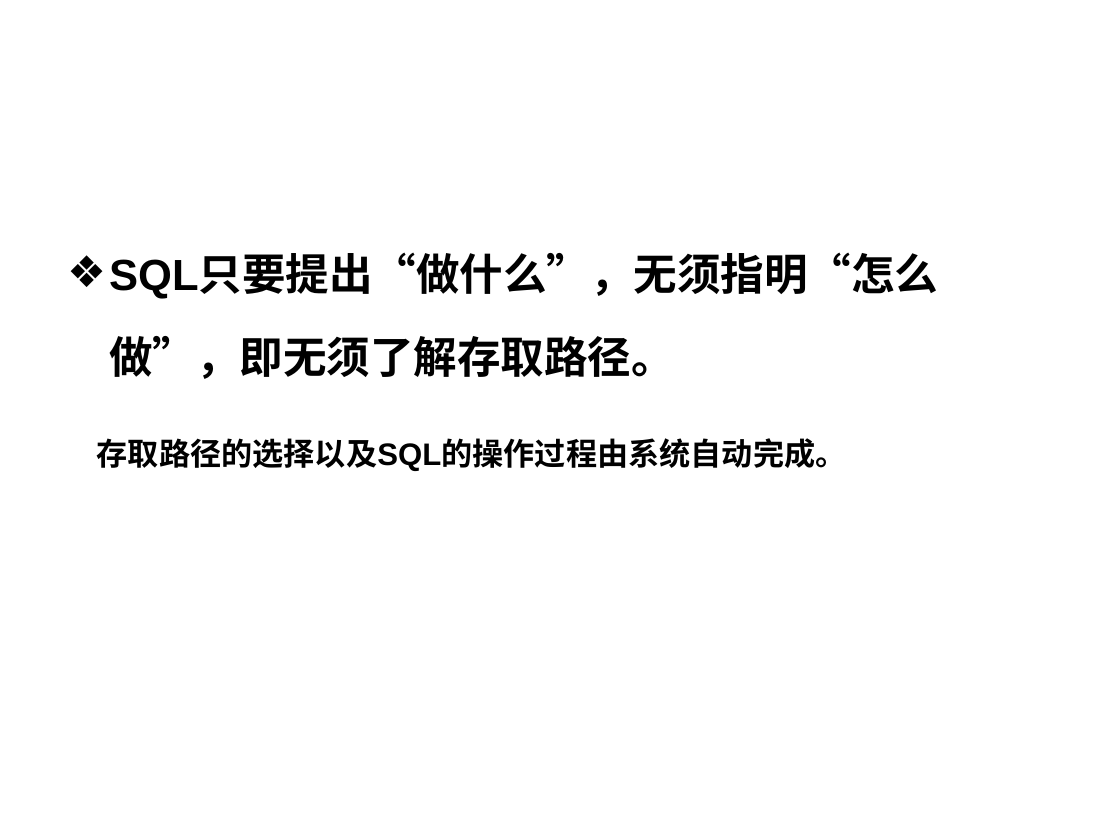
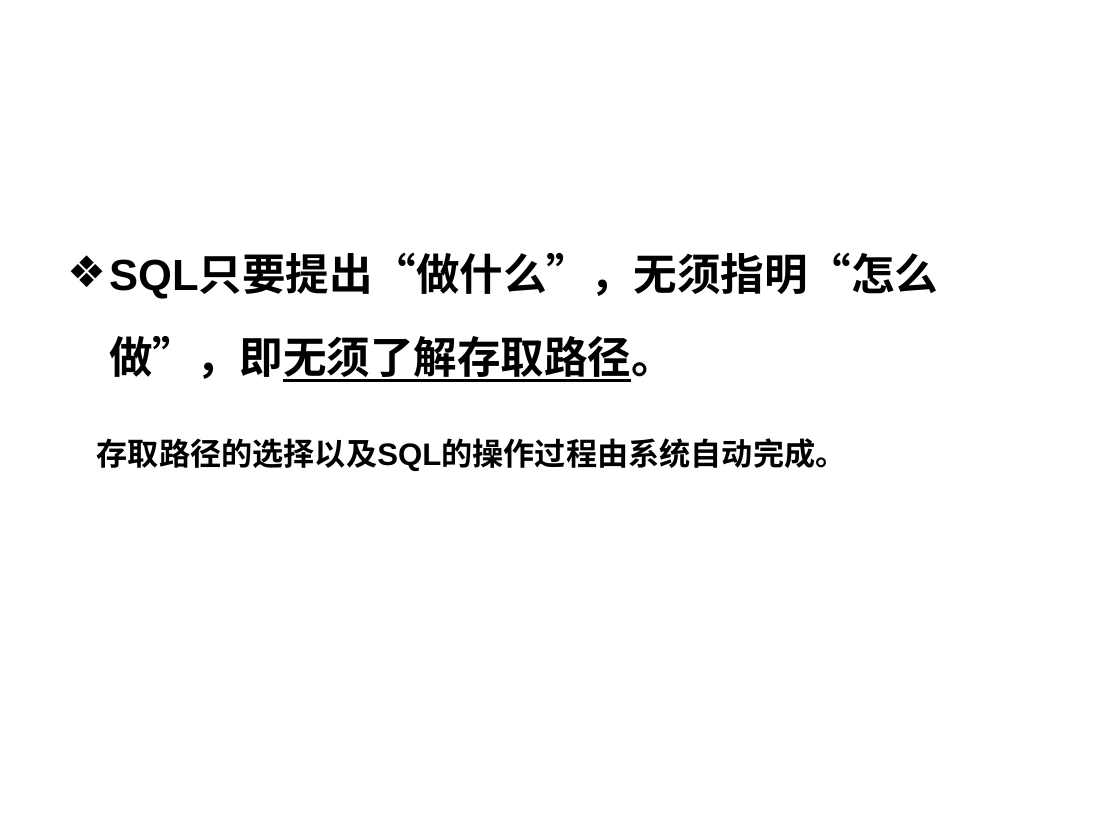
Before and after one commit to HBU/DataBase, a slide deck: slide 6 of PPT/DB第03章（1）.ppt. Drawn at 1120x840 pixels with LibreOffice and Linux fonts; fonts in the diff are those of the drawing; background and template pictures are left out. Boxes give left, top, right and bottom in pixels: in the first picture for what was removed or moved away, otherwise in the second. Text is boxed around its words. In the diff, an @@ line names an element or a change of style, - is before the commit and + after.

```diff
--- a/PPT/DB第03章（1）.ppt
+++ b/PPT/DB第03章（1）.ppt
@@ text at [109,255,938,382]: underline on in "SQL只要提出“做什么”，无须指明“怎么做”，即无须了解存取路径。" @@
```
Also in this commit, not shown: 1 other slide changed, 1 other file.
